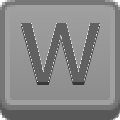
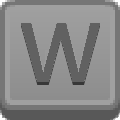
Layers edited between the first and the second 120 × 120 image:
painted on "green_w_up.png" over box(21, 23, 100, 82)
